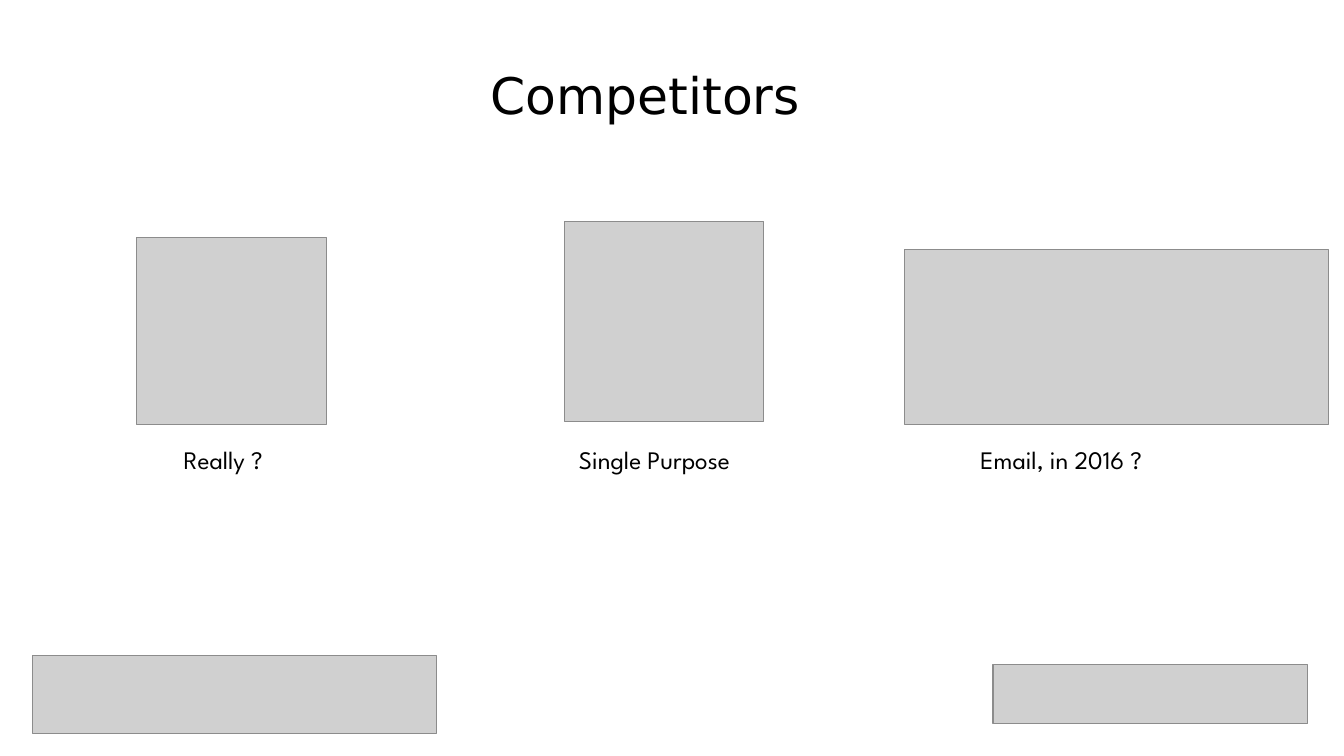
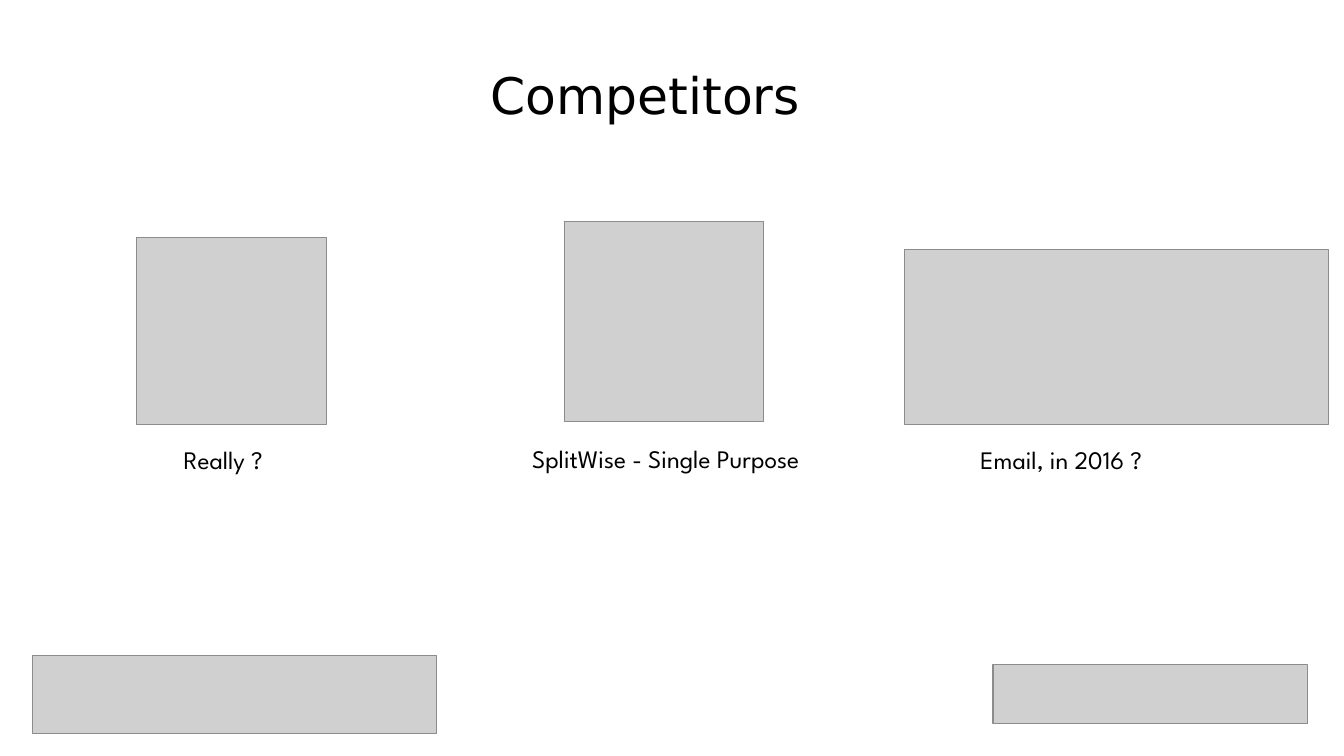
Before and after one commit to FelixLeChat/IOU-Slack, a slide deck: slide 6 of Processus d’affaire.pptx. Drawn at 1344x756 pixels with LibreOffice and Linux fonts; fonts in the diff are those of the drawing; grey boxes stand for pictures. Boxes give left, top, right and bottom in pixels: in the first picture for what was removed or moved away, otherwise in the second. Text is boxed around its words. In the diff, an @@ line names an element or a change of style, - is before the commit and + after.

```diff
--- a/Processus d’affaire.pptx
+++ b/Processus d’affaire.pptx
@@ text at (532,450,799,474): text changed @@
-Single Purpose
+SplitWise - Single Purpose
```
Also in this commit, not shown: 4 other slides changed, 1 slide added, 1 other file.
